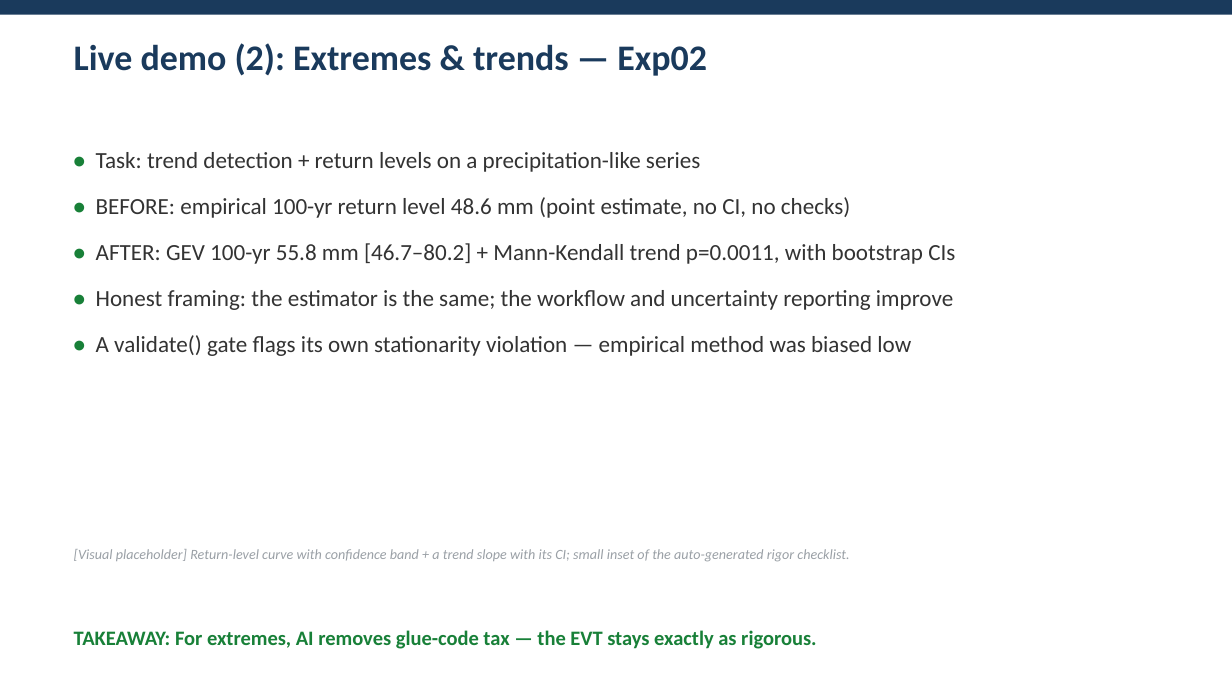
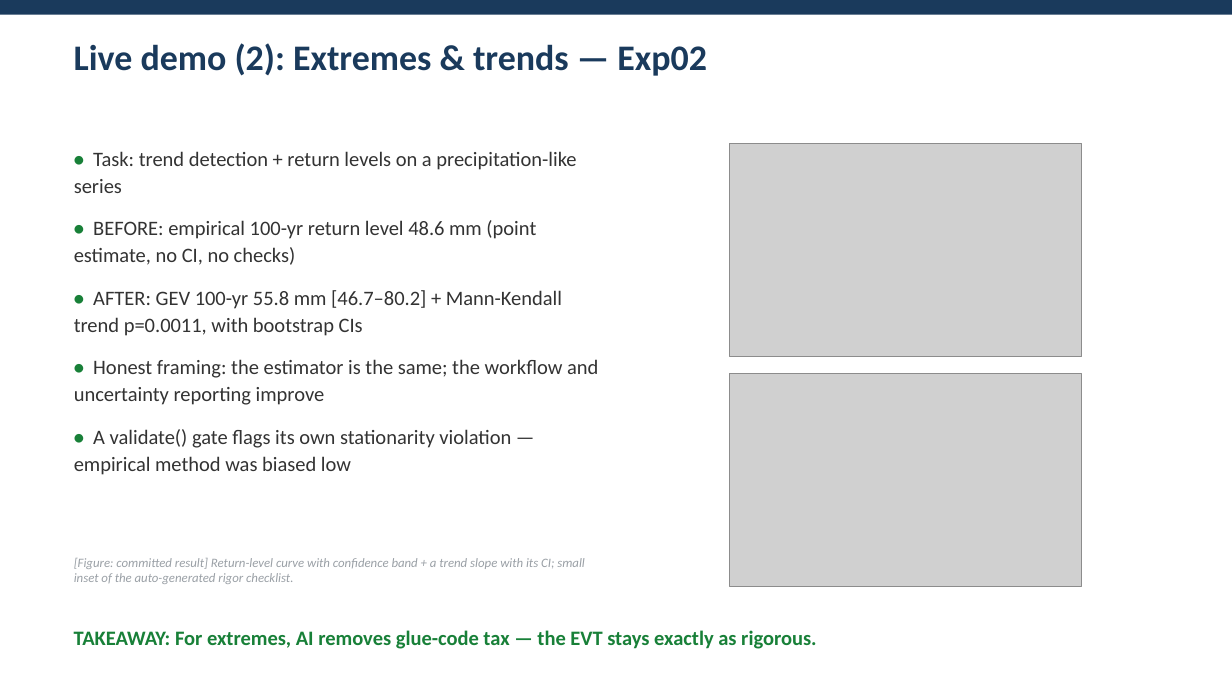
Before and after one commit to dlmastery/environment_stats_talk, a slide deck: slide 9 of docs/talk/deck.pptx. Drawn at 1232x693 pixels with LibreOffice and Linux fonts; fonts in the diff are those of the drawing; grey boxes stand for pictures. Boxes give left, top, right and bottom in pixels: in the first picture for what was removed or moved away, otherwise in the second. Text is boxed around its words. In the diff, an @@ line names an element or a change of style, - is before the commit and + after.

```diff
--- a/docs/talk/deck.pptx
+++ b/docs/talk/deck.pptx
@@ text "• Task: trend detection + ..." at box(74, 151, 598, 475): size 18 to 16 pt @@
@@ picture added at box(729, 143, 1081, 357) @@
@@ picture added at box(730, 373, 1081, 587) @@
@@ text at box(74, 558, 585, 584): text changed; size 11 to 10 pt @@
-[Visual placeholder] Return-level curve with confidence band + a trend slope with its CI; small inset of the auto-generated rigor checklist.
+[Figure: committed result] Return-level curve with confidence band + a trend slope with its CI; small inset of the auto-generated rigor checklist.
```
Also in this commit, not shown: 4 other slides changed, 2 slides added, 1 other file.
